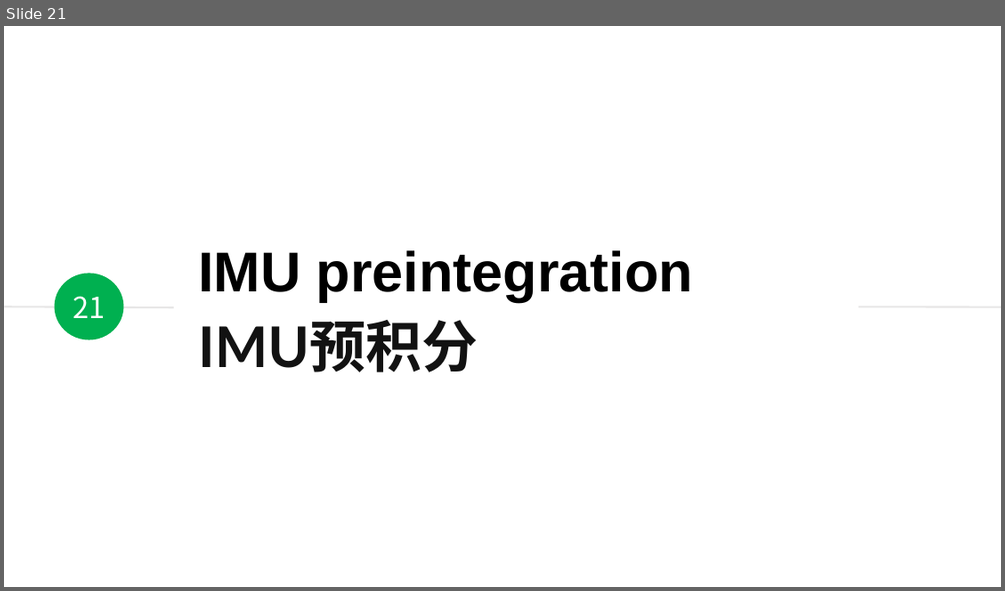
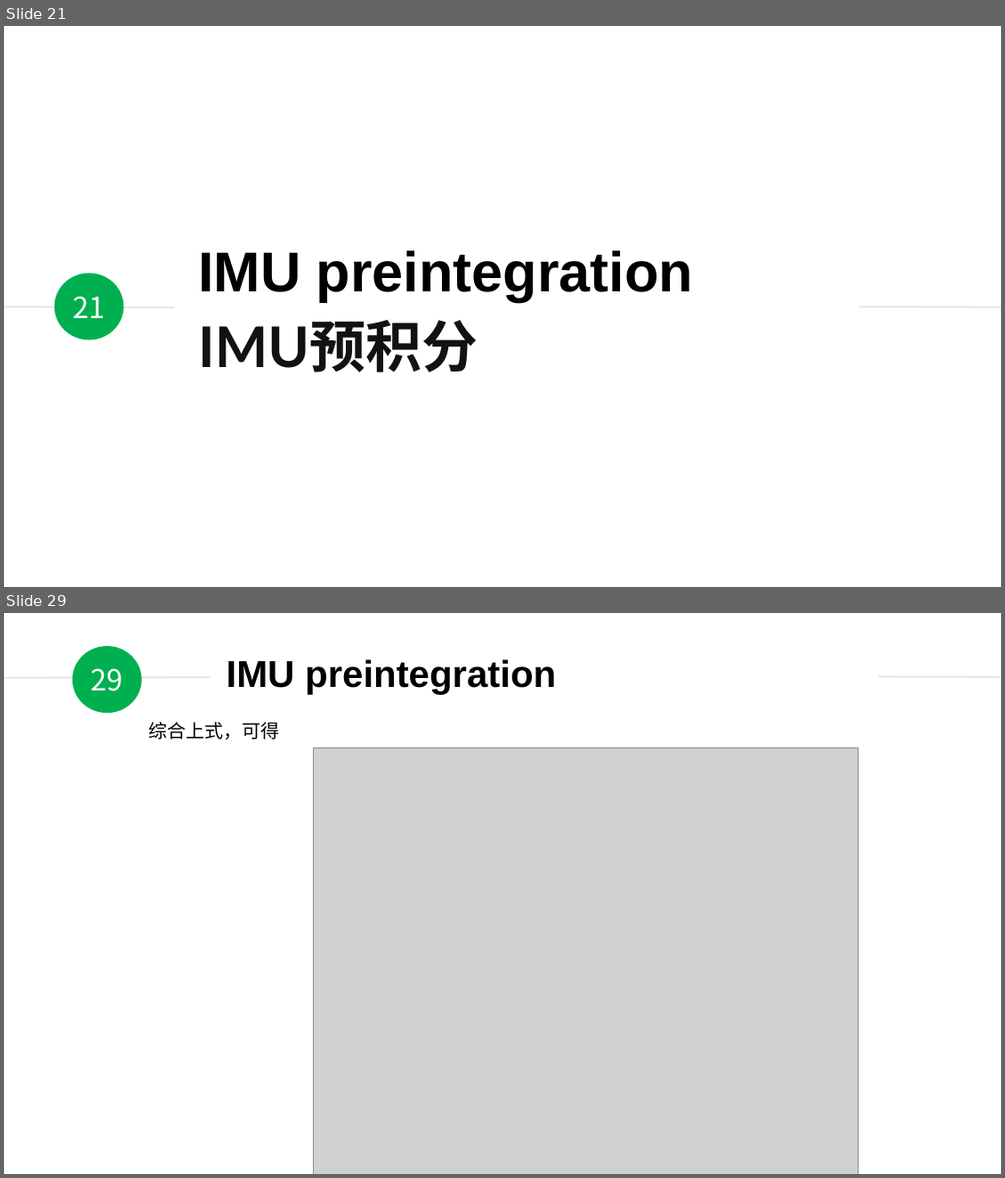
Before and after one commit to duyongquan/LTSLAM, a slide deck: docs/pptx/VINS/09-VINS-IMU预积分.pptx. Shown one above the other, each under a label of ours: slide 21 before the commit, slides 21 and 29 after it; the slides between them are not shown. The pictures are 1005x591 and 1005x1178 pixels, drawn with LibreOffice and Linux fonts; fonts in the diff are those of the drawing; grey boxes stand for pictures. Boxes give left, top, right and bottom in pixels: in the first picture for what was removed or moved away, otherwise in the second. Text is boxed around its words. In the diff, an @@ line names an element or a change of style, - is before the commit and + after.

```diff
--- a/docs/pptx/VINS/09-VINS-IMU预积分.pptx
+++ b/docs/pptx/VINS/09-VINS-IMU预积分.pptx
@@ slide 29 added at [4, 613, 1001, 1174], background #FFFFFF @@
@@ group added at [4, 646, 1000, 713]: 2 lines, 1 ellipse, 1 text @@
+29
+IMU preintegration
@@ text added at [149, 722, 280, 739], 18 pt, text #000000 @@
+综合上式，可得
@@ picture added at [313, 747, 858, 1174] @@
```
Also in this commit, not shown: 2 slides changed, 8 other slides added.
